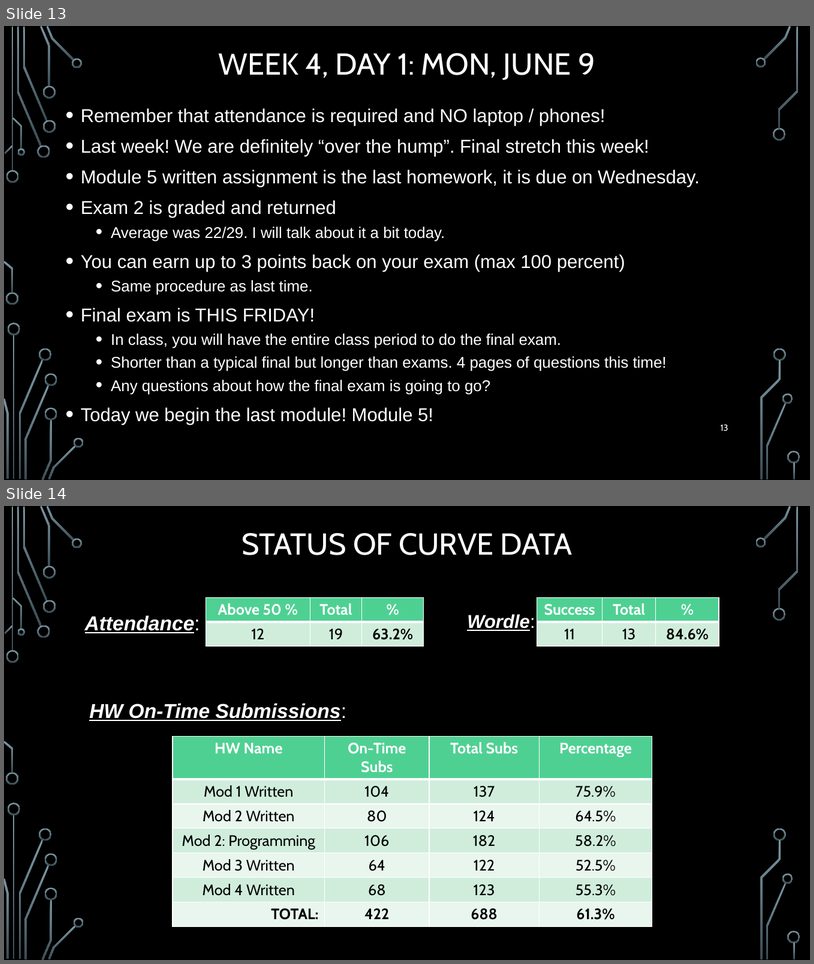
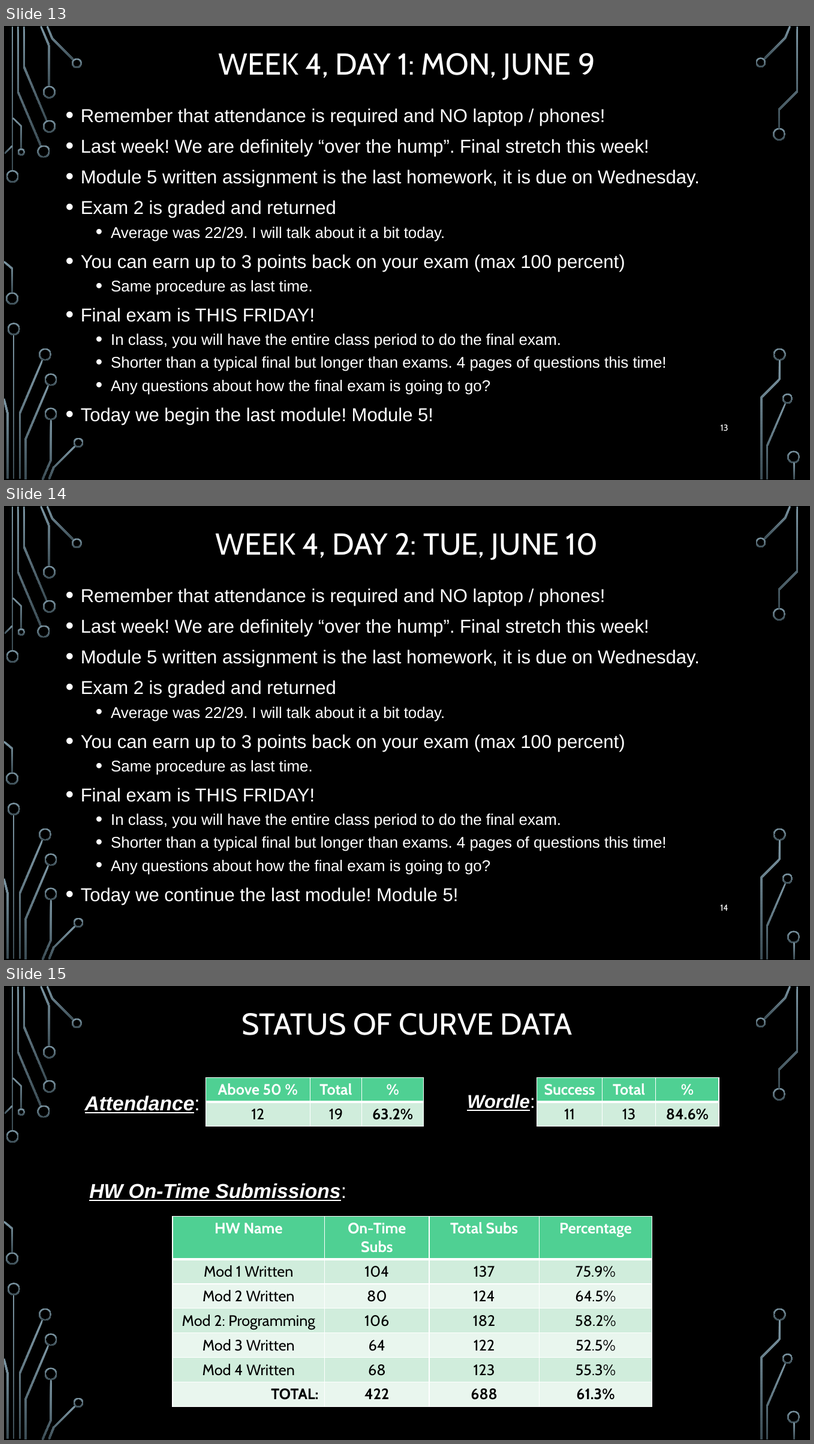
Before and after one commit to markfloryan/dmt2, a slide deck: slides/00-DailyAnnouncements.pptx. Shown one above the other, each under a label of ours: slides 13 and 14 before the commit, slides 13, 14 and 15 after it. The pictures are 814x964 and 814x1444 pixels, drawn with LibreOffice and Linux fonts; fonts in the diff are those of the drawing; background and template pictures are left out. Boxes give left, top, right and bottom in pixels: in the first picture for what was removed or moved away, otherwise in the second. Text is boxed around its words. In the diff, an @@ line names an element or a change of style, - is before the commit and + after.

```diff
--- a/slides/00-DailyAnnouncements.pptx
+++ b/slides/00-DailyAnnouncements.pptx
@@ slide 14 added at bbox=[4, 506, 810, 960], background picture (left out); not listed: 36 template elements that a slide beside it also shows @@
@@ title added at bbox=[216, 533, 599, 560], 36 pt, text #FFFFFF @@
+WEEK 4, DAY 2: TUE, JUNE 10
@@ text added at bbox=[81, 588, 700, 904], 22.2 pt, text #FFFFFF @@
+• Remember that attendance is required and NO laptop / phones!
+• Last week! We are definitely “over the hump”. Final stretch this week!
+• Module 5 written assignment is the last homework, it is due on Wednesday.
+• Exam 2 is graded and returned
+  • Average was 22/29. I will talk about it a bit today.
+• You can earn up to 3 points back on your exam (max 100 percent)
+  • Same procedure as last time.
+• Final exam is THIS FRIDAY!
+  • In class, you will have the entire class period to do the final exam.
+  • Shorter than a typical final but longer than exams. 4 pages of questions this time!
+  • Any questions about how the final exam is going to go?
+• Today we continue the last module! Module 5!
@@ page number added at bbox=[720, 904, 728, 910], 10.5 pt, text #FFFFFF @@
+14
@@ what was slide 14 is now slide 15 @@
```
Also in this commit, not shown: 3 other files.
